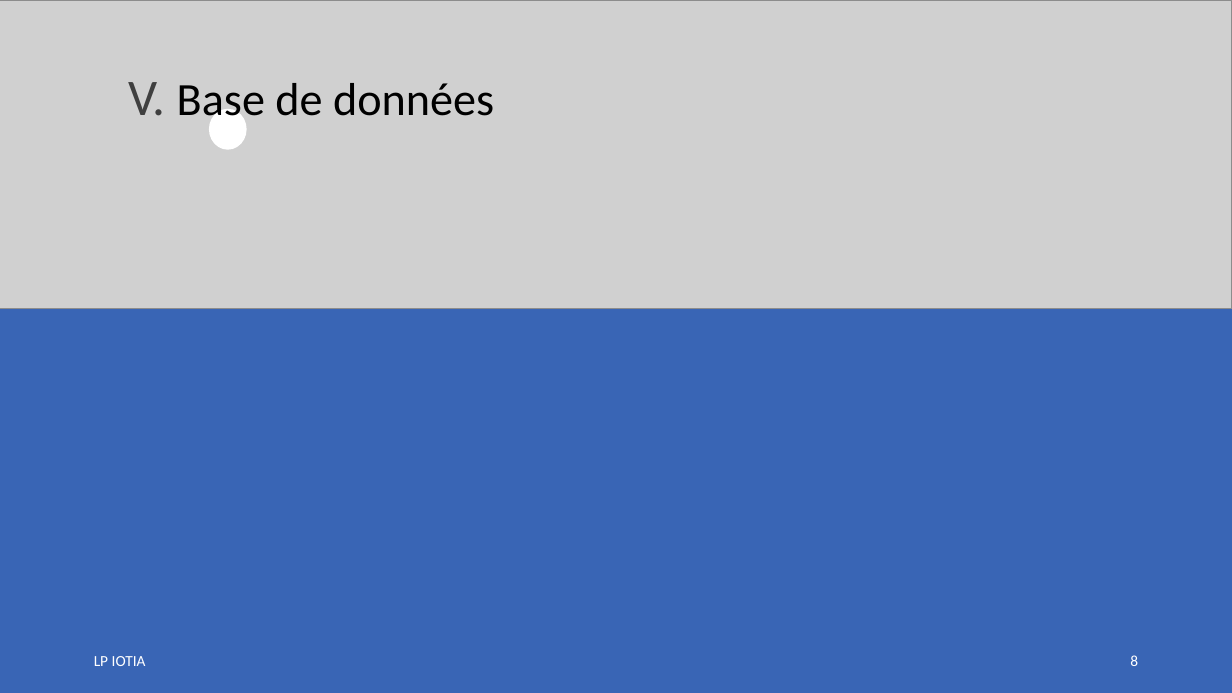
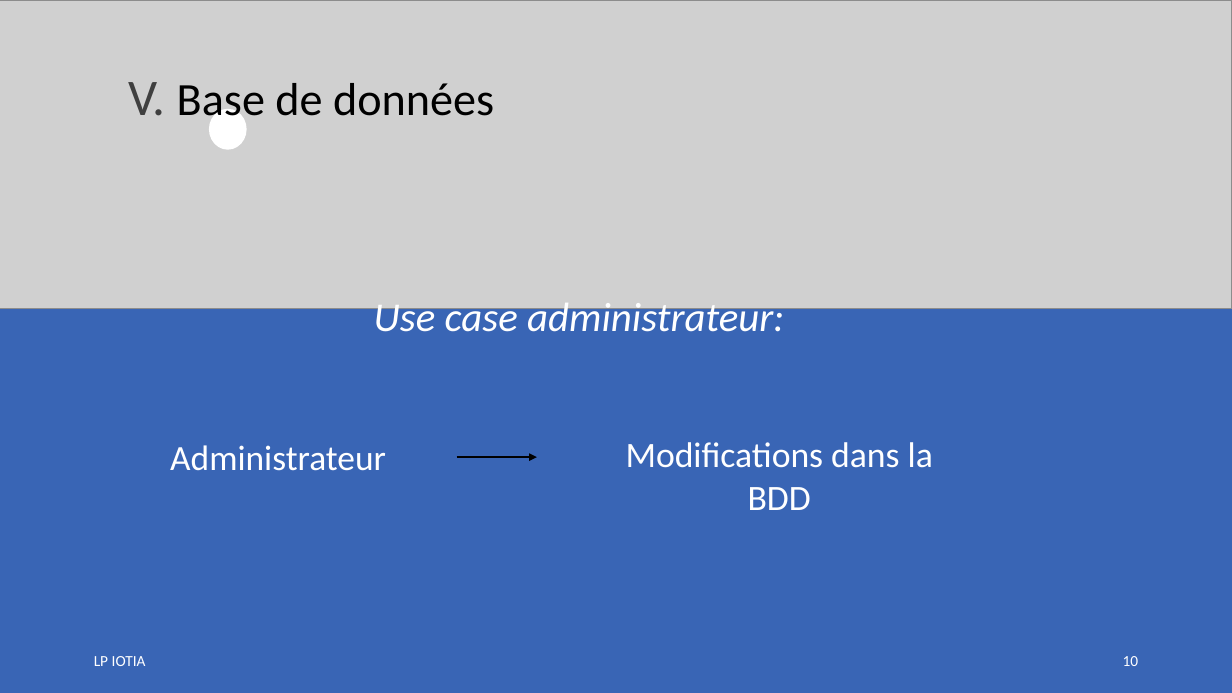
Before and after one commit to LENSAlex/ProjetIotia, a slide deck: slide 10 of Diapo_commun/PresentationCommune.pptx (slide 8 before the commit). Drawn at 1232x693 pixels with LibreOffice and Linux fonts; fonts in the diff are those of the drawing; grey boxes stand for pictures. Boxes give left, top, right and bottom in pixels: in the first picture for what was removed or moved away, otherwise in the second. Text is boxed around its words. In the diff, an @@ line names an element or a change of style, - is before the commit and + after.

```diff
--- a/Diapo_commun/PresentationCommune.pptx
+++ b/Diapo_commun/PresentationCommune.pptx
@@ background #000000 to #FFFFFF @@
@@ text added at <box>374,298,784,332</box>, 31.9 pt, text #FFFFFF, italic @@
+Use case administrateur:
@@ text added at <box>170,445,386,471</box>, 27.6 pt, text #FFFFFF @@
+Administrateur
@@ text added at <box>626,442,933,510</box>, 27.8 pt, text #FFFFFF @@
+Modifications dans la BDD
@@ arrow added from (457, 457) to (537, 457), #000000 2 pt @@
@@ page number at <box>1123,656,1139,666</box>: text changed @@
-8
+10
```
Also in this commit, not shown: 2 slides added.
